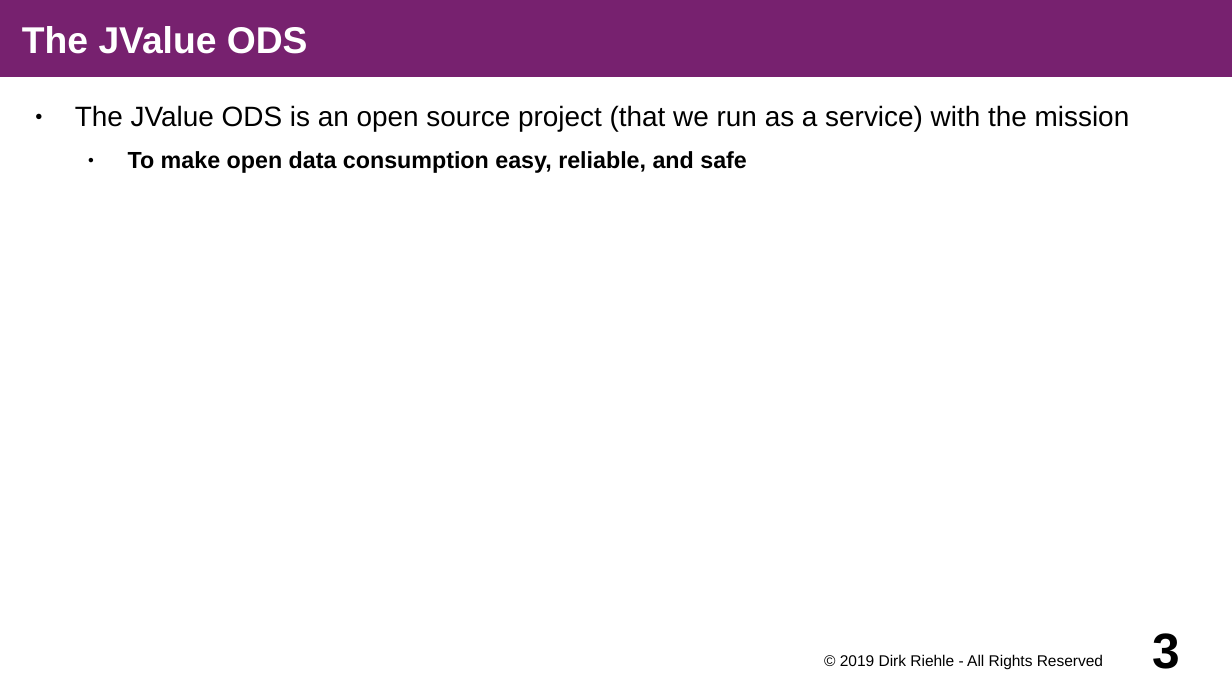
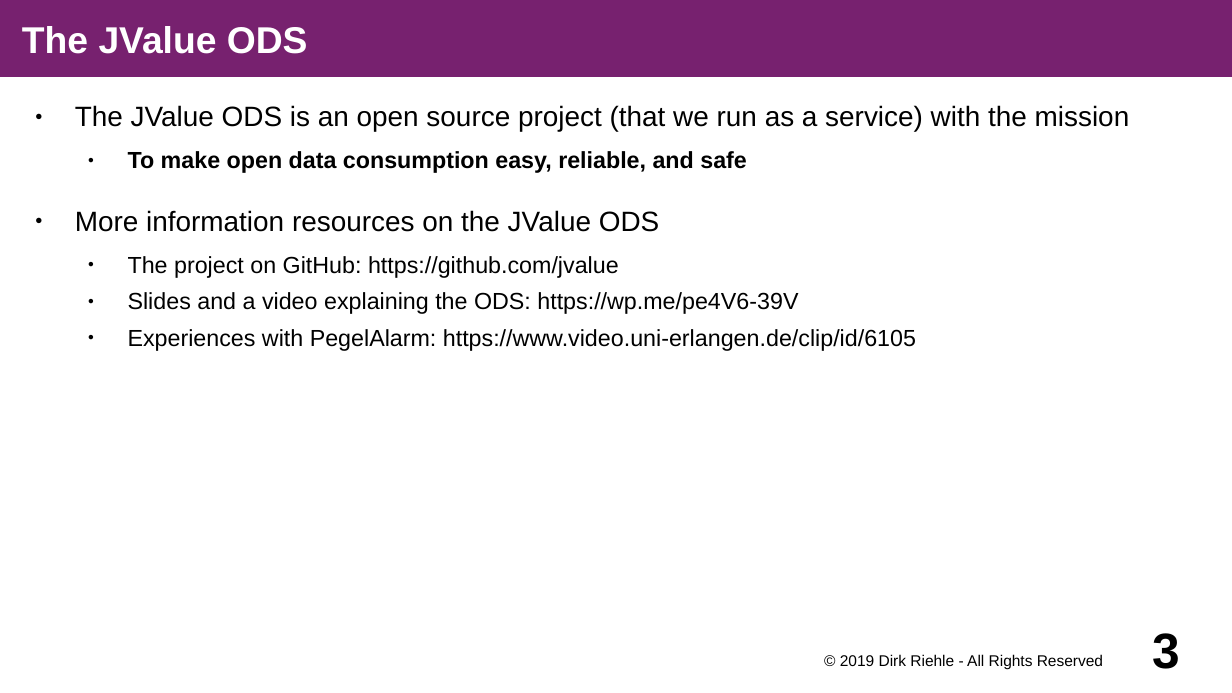
Before and after one commit to dirkriehle/amse-course, a slide deck: slide 3 of Lecture slides/AMSE A03 - Course Projects.odp. Drawn at 1232x693 pixels with LibreOffice and Linux fonts; fonts in the diff are those of the drawing. Boxes give left, top, right and bottom in pixels: in the first picture for what was removed or moved away, otherwise in the second. Text is boxed around its words. In the diff, an @@ line names an element or a change of style, - is before the commit and + after.

```diff
--- a/Lecture slides/AMSE A03 - Course Projects.odp
+++ b/Lecture slides/AMSE A03 - Course Projects.odp
@@ text at (x1=75, y1=210, x2=916, y2=351): paragraphs added @@
+● More information resources on the JValue ODS
+  ● The project on GitHub: https://github.com/jvalue
+  ● Slides and a video explaining the ODS: https://wp.me/pe4V6-39V
+  ● Experiences with PegelAlarm: https://www.video.uni-erlangen.de/clip/id/6105
```
Also in this commit, not shown: 1 other slide changed, 5 other files.
